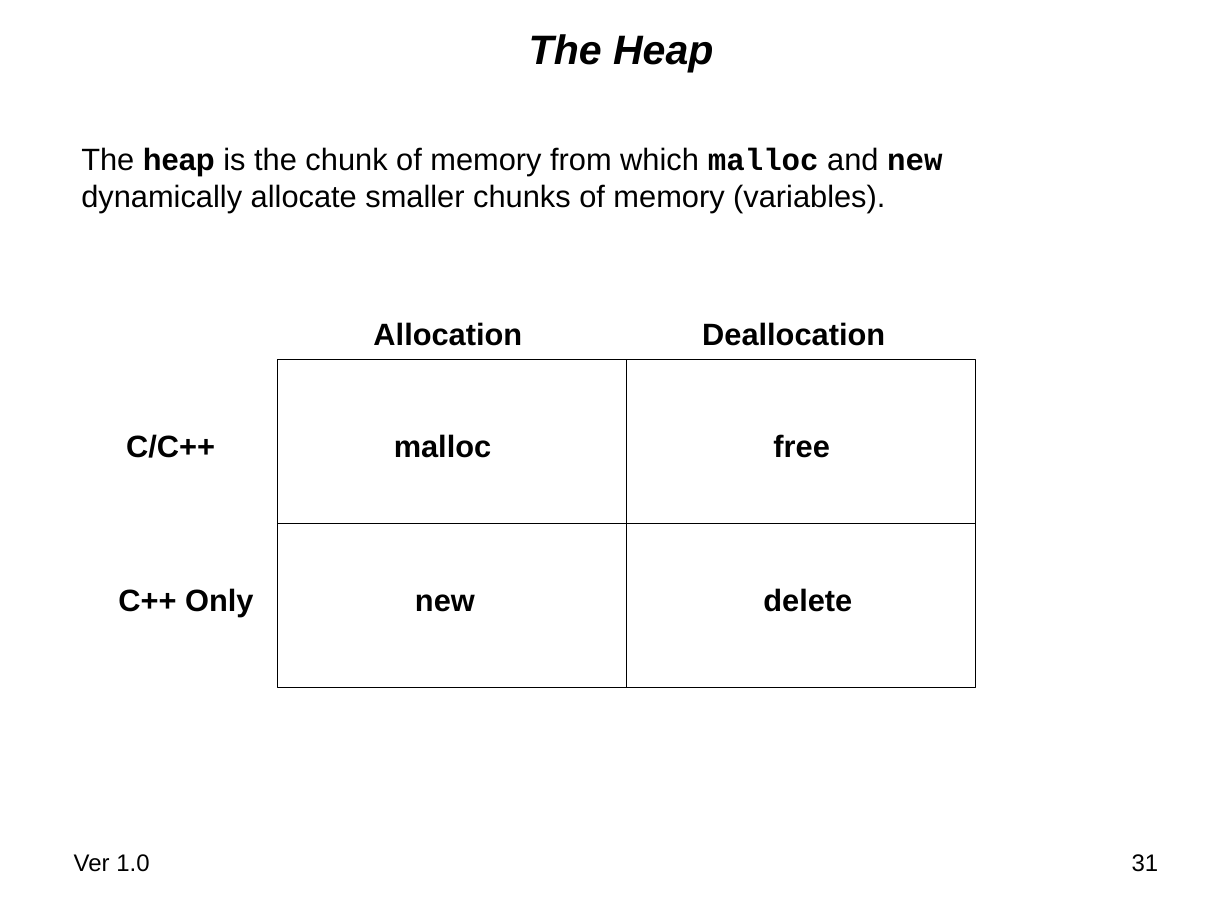
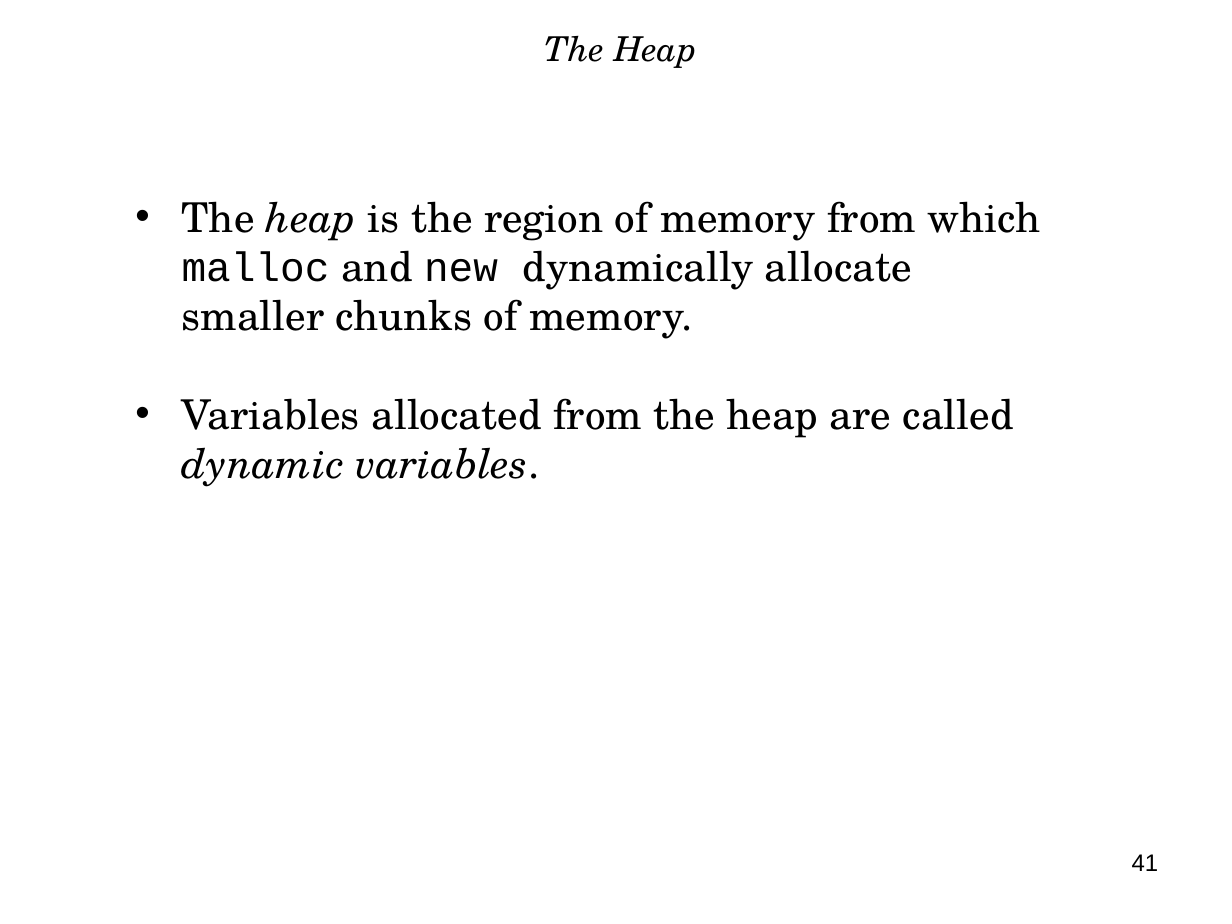
Before and after one commit to nasa/trick, a slide deck: slide 41 of share/doc/trick/Basics_of_Program_Memory_and_Variables.ppt (slide 31 before the commit). Drawn at 1232x924 pixels with LibreOffice and Linux fonts; fonts in the diff are those of the drawing; background and template pictures are left out. Boxes give left, top, right and bottom in pixels: in the first picture for what was removed or moved away, otherwise in the second. Text is boxed around its words. In the diff, an @@ line names an element or a change of style, - is before the commit and + after.

Commit message:
Update Basics_of_Program_Memory_and_Variables in preparation for interns. Ref #974

```diff
--- a/share/doc/trick/Basics_of_Program_Memory_and_Variables.ppt
+++ b/share/doc/trick/Basics_of_Program_Memory_and_Variables.ppt
@@ title "The Heap" at (x1=545, y1=35, x2=697, y2=68): size 24 to 20 pt, font Arial to TeX Gyre Schola, bold off @@
@@ text at (x1=182, y1=201, x2=1041, y2=487): text changed; size 18 to 24 pt; font Arial to TeX Gyre Schola @@
-The heap is the chunk of memory from which malloc and new
-dynamically allocate smaller chunks of memory (variables).
+• The heap is the region of memory from which malloc and new dynamically allocate smaller chunks of memory.
+• Variables allocated from the heap are called dynamic variables.
@@ text removed at (x1=373, y1=322, x2=522, y2=346) @@
-Allocation
@@ text removed at (x1=702, y1=322, x2=885, y2=346) @@
-Deallocation
@@ rectangle removed at (x1=277, y1=360, x2=626, y2=524) @@
@@ rectangle removed at (x1=626, y1=360, x2=975, y2=524) @@
@@ text removed at (x1=126, y1=434, x2=215, y2=458) @@
-C/C++
@@ text removed at (x1=394, y1=434, x2=491, y2=458) @@
-malloc
@@ text removed at (x1=773, y1=434, x2=829, y2=458) @@
-free
@@ rectangle removed at (x1=277, y1=524, x2=626, y2=687) @@
@@ rectangle removed at (x1=626, y1=524, x2=975, y2=687) @@
@@ text removed at (x1=118, y1=588, x2=253, y2=617) @@
-C++ Only
@@ text removed at (x1=415, y1=594, x2=475, y2=612) @@
-new
@@ text removed at (x1=763, y1=588, x2=852, y2=612) @@
-delete
@@ text removed at (x1=74, y1=854, x2=149, y2=872) @@
-Ver 1.0
@@ page number at (x1=1132, y1=854, x2=1159, y2=871): text changed @@
-31
+41
```
Also in this commit, not shown: 25 other slides changed, 24 slides added, 10 slides removed, 1 other file.
